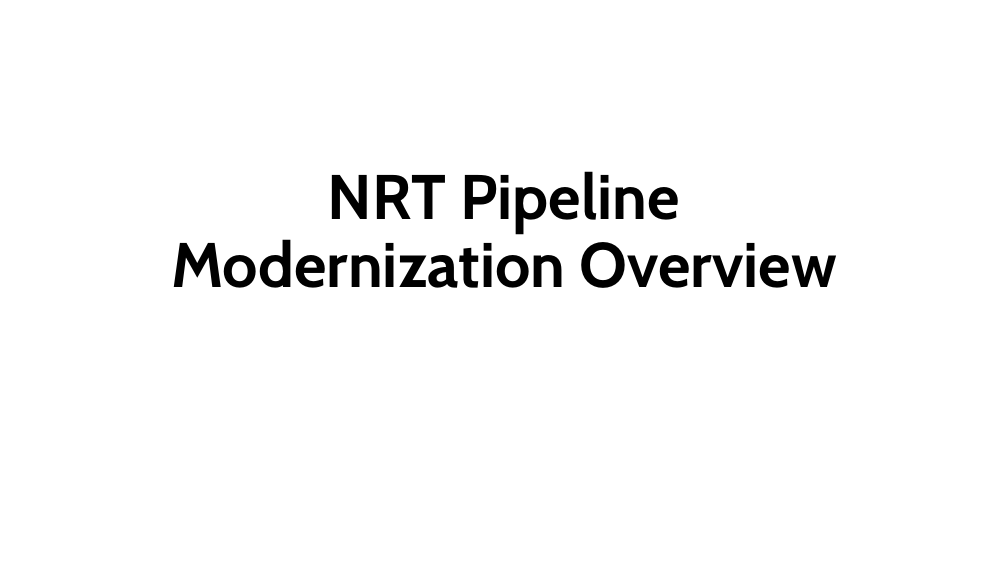
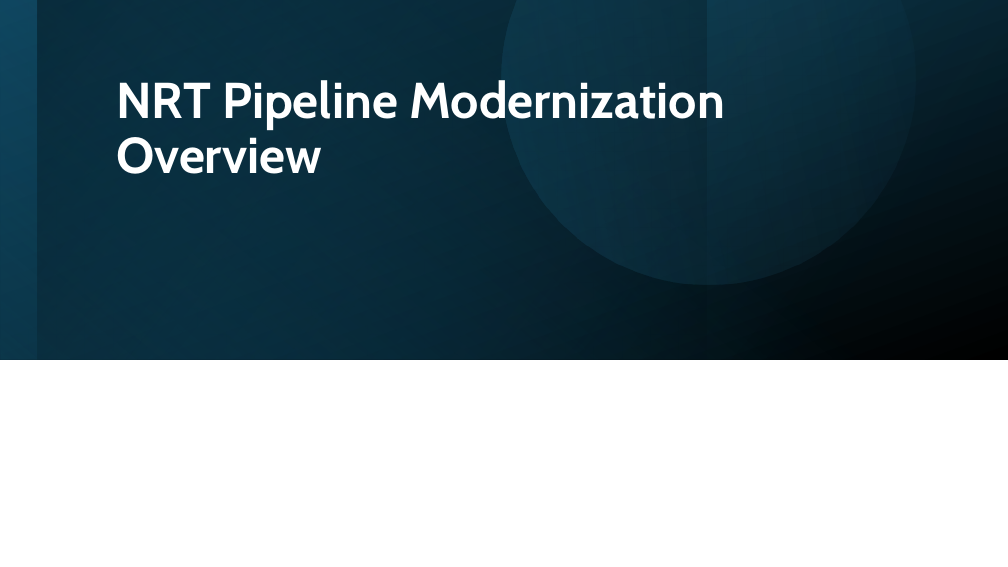
Before and after one commit to lokeshabobbala-wq/NRT_Pipeline, a slide deck: slide 1 of NRT Pipeline Modernization Overview.pptx. Drawn at 1008x567 pixels with LibreOffice and Linux fonts; fonts in the diff are those of the drawing. Boxes give left, top, right and bottom in pixels: in the first picture for what was removed or moved away, otherwise in the second. Text is boxed around its words. In the diff, an @@ line names an element or a change of style, - is before the commit and + after.

```diff
--- a/NRT Pipeline Modernization Overview.pptx
+++ b/NRT Pipeline Modernization Overview.pptx
@@ rectangle added at (0, 0, 1008, 360), fill gradient #104862 to #000000 @@
@@ rectangle added at (0, 0, 1008, 360), fill gradient #156082 to #104862 @@
@@ rectangle added at (0, 0, 706, 360), fill gradient #0B3041 to #000000 @@
@@ rectangle added at (37, 0, 1008, 360), fill gradient #156082 to #000000 @@
@@ freeform shape added at (429, 0, 967, 358), fill gradient #156082 to #46B1E1 @@
@@ title "NRT Pipeline Modernization Overview": place and size @@
-title "NRT Pipeline Modernization Overview" at (171, 171, 837, 288)
+title "NRT Pipeline Modernization Overview" at (116, 80, 725, 174)
@@ title "NRT Pipeline Modernization Overview" at (116, 80, 725, 174): size 60 to 48 pt, text colour #000000 to #FFFFFF; alignment centre to left @@
```
Also in this commit, not shown: 5 other slides changed, 1 slide added.
